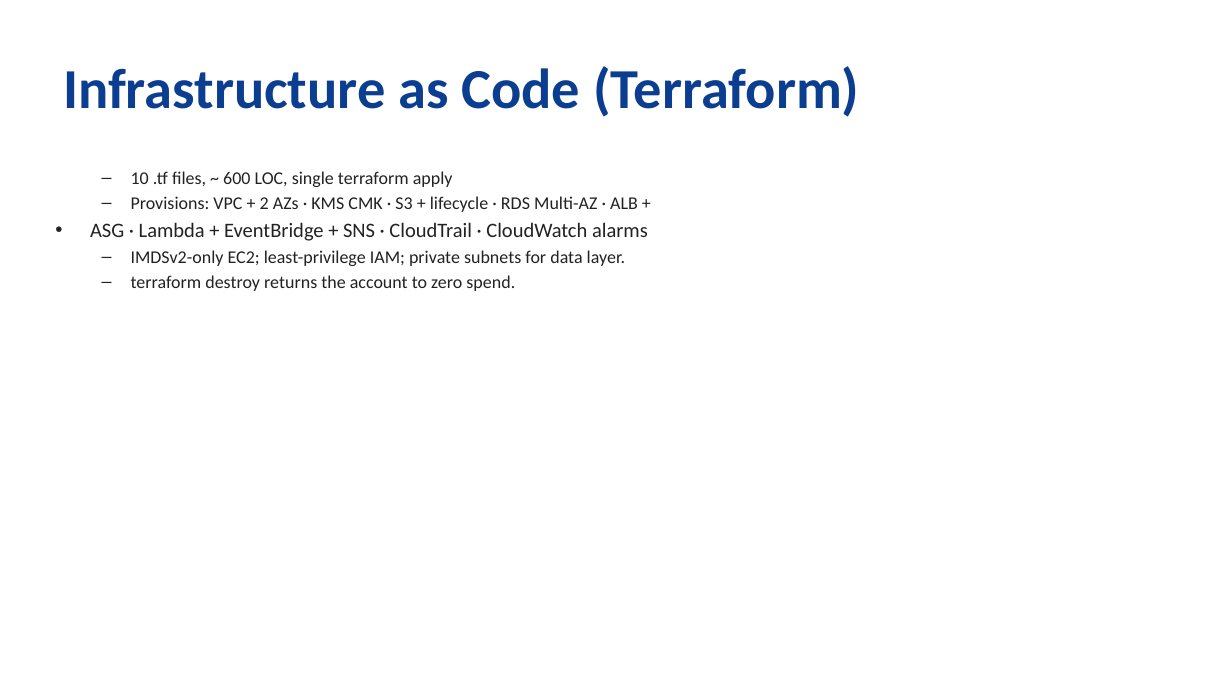
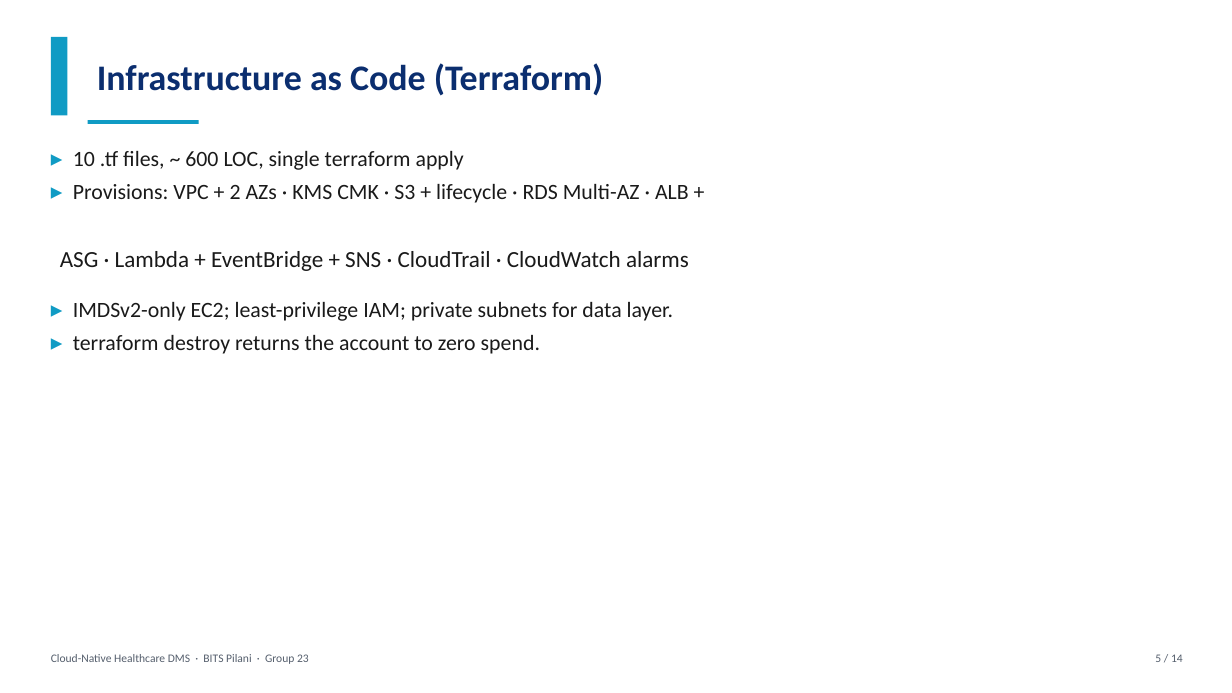
Before and after one commit to avanishpsingh/cloud-health-dms, a slide deck: slide 5 of report/CC_Project_PPT_Group23.pptx. Drawn at 1232x693 pixels with LibreOffice and Linux fonts; fonts in the diff are those of the drawing. Boxes give left, top, right and bottom in pixels: in the first picture for what was removed or moved away, otherwise in the second. Text is boxed around its words. In the diff, an @@ line names an element or a change of style, - is before the commit and + after.

```diff
--- a/report/CC_Project_PPT_Group23.pptx
+++ b/report/CC_Project_PPT_Group23.pptx
@@ rectangle added at box(51, 37, 67, 116), fill #109BC4 @@
@@ text "Infrastructure as Code (Terraform)": place and size @@
-text "Infrastructure as Code (Terraform)" at box(63, 66, 859, 117)
+text "Infrastructure as Code (Terraform)" at box(97, 63, 603, 96)
@@ text "Infrastructure as Code (Terraform)" at box(97, 63, 603, 96): size 44 to 28 pt, text colour #0B3D91 to #0B2E6F; alignment centre to left @@
@@ rectangle added at box(88, 120, 199, 124), fill #109BC4 @@
@@ text added at box(73, 151, 689, 203), 17 pt, text #1A1A1A @@
+▸ 10 .tf files, ~ 600 LOC, single terraform apply
+▸ Provisions: VPC + 2 AZs · KMS CMK · S3 + lifecycle · RDS Multi-AZ · ALB +
@@ text removed at box(90, 171, 648, 291) @@
-  – 10 .tf files, ~ 600 LOC, single terraform apply
-  – Provisions: VPC + 2 AZs · KMS CMK · S3 + lifecycle · RDS Multi-AZ · ALB +
-• ASG · Lambda + EventBridge + SNS · CloudTrail · CloudWatch alarms
-  – IMDSv2-only EC2; least-privilege IAM; private subnets for data layer.
-  – terraform destroy returns the account to zero spend.
@@ text added at box(60, 251, 689, 271), 18 pt, text #1A1A1A @@
+ASG · Lambda + EventBridge + SNS · CloudTrail · CloudWatch alarms
@@ text added at box(73, 302, 674, 354), 17 pt, text #1A1A1A @@
+▸ IMDSv2-only EC2; least-privilege IAM; private subnets for data layer.
+▸ terraform destroy returns the account to zero spend.
@@ text added at box(51, 654, 309, 664), 9 pt, text #555F6D @@
+Cloud-Native Healthcare DMS · BITS Pilani · Group 23
@@ text added at box(1155, 654, 1183, 662), 9 pt, text #555F6D @@
+5 / 14
```
Also in this commit, not shown: 11 other slides changed, 2 slides added, 2 slides removed, 1 other file.
